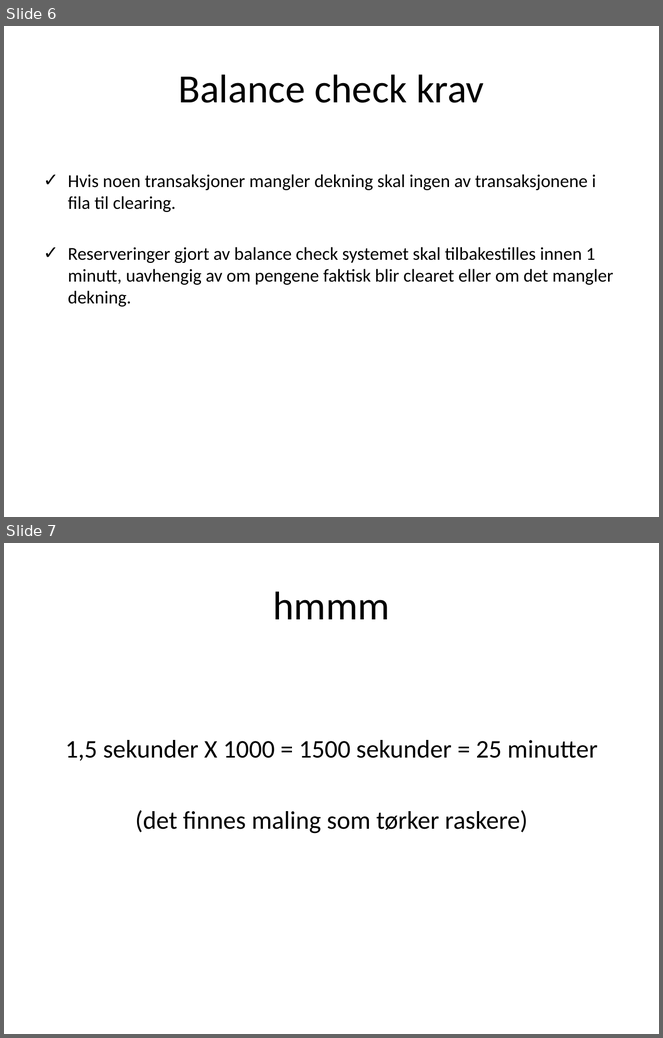
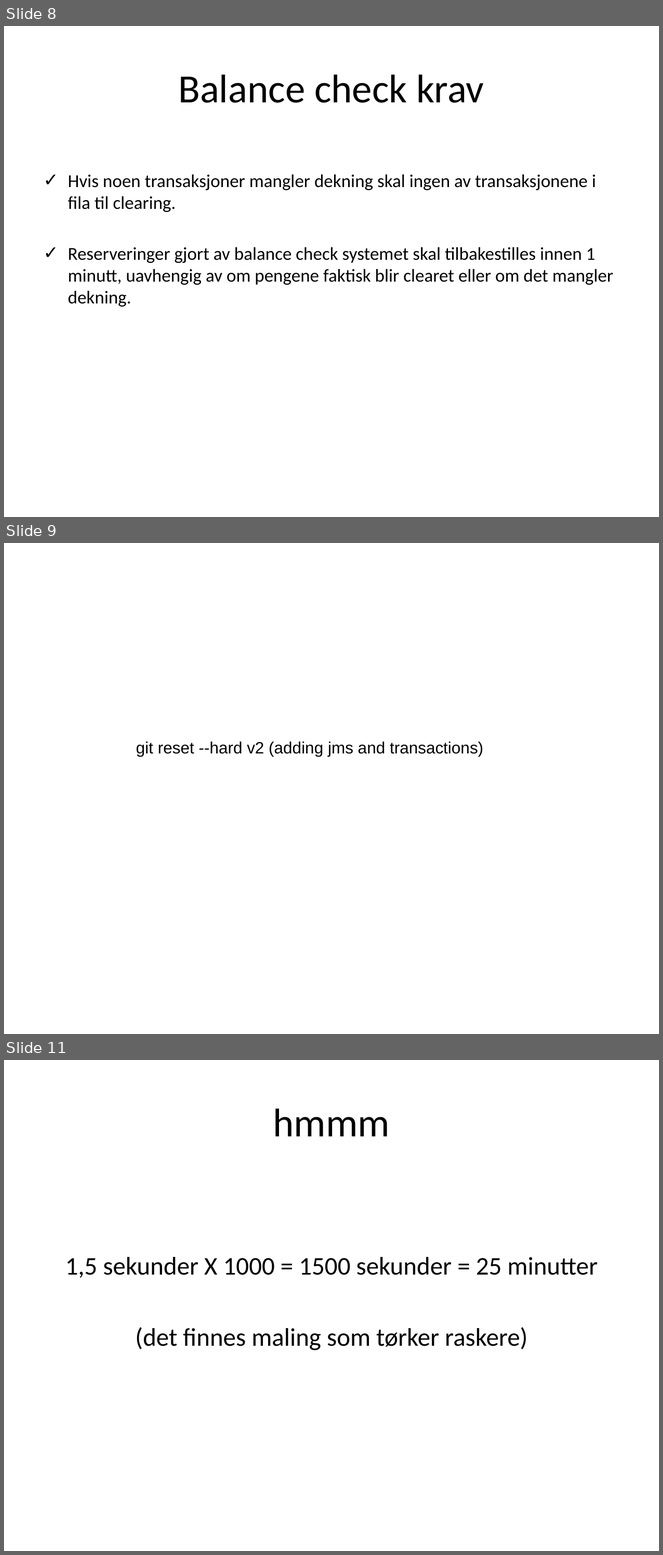
Before and after one commit to runepeter/camel-stuff, a slide deck: camel-spotting.pptx. Shown one above the other, each under a label of ours: slides 6 and 7 before the commit, slides 8, 9 and 11 after it; the slides between them are not shown. The pictures are 663x1038 and 663x1555 pixels, drawn with LibreOffice and Linux fonts; fonts in the diff are those of the drawing. Boxes give left, top, right and bottom in pixels: in the first picture for what was removed or moved away, otherwise in the second. Text is boxed around its words. In the diff, an @@ line names an element or a change of style, - is before the commit and + after.

```diff
--- a/camel-spotting.pptx
+++ b/camel-spotting.pptx
@@ slide 9 added at [4, 543, 659, 1034], background #FFFFFF @@
@@ text added at [136, 742, 483, 757], 18 pt, text #000000 @@
+git reset --hard v2 (adding jms and transactions)
@@ what was slide 6 is now slide 8 @@
@@ what was slide 7 is now slide 11 @@
```
Also in this commit, not shown: 1 slide changed, 4 other slides added.
